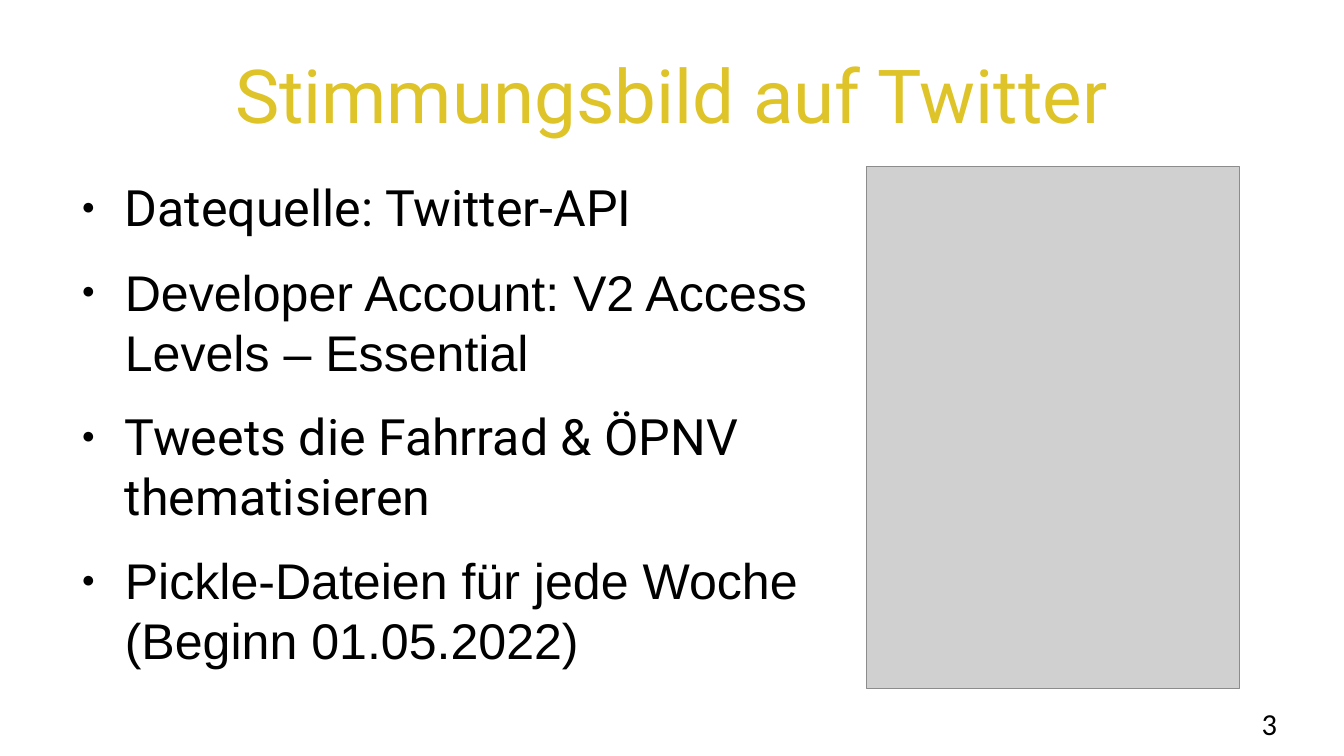
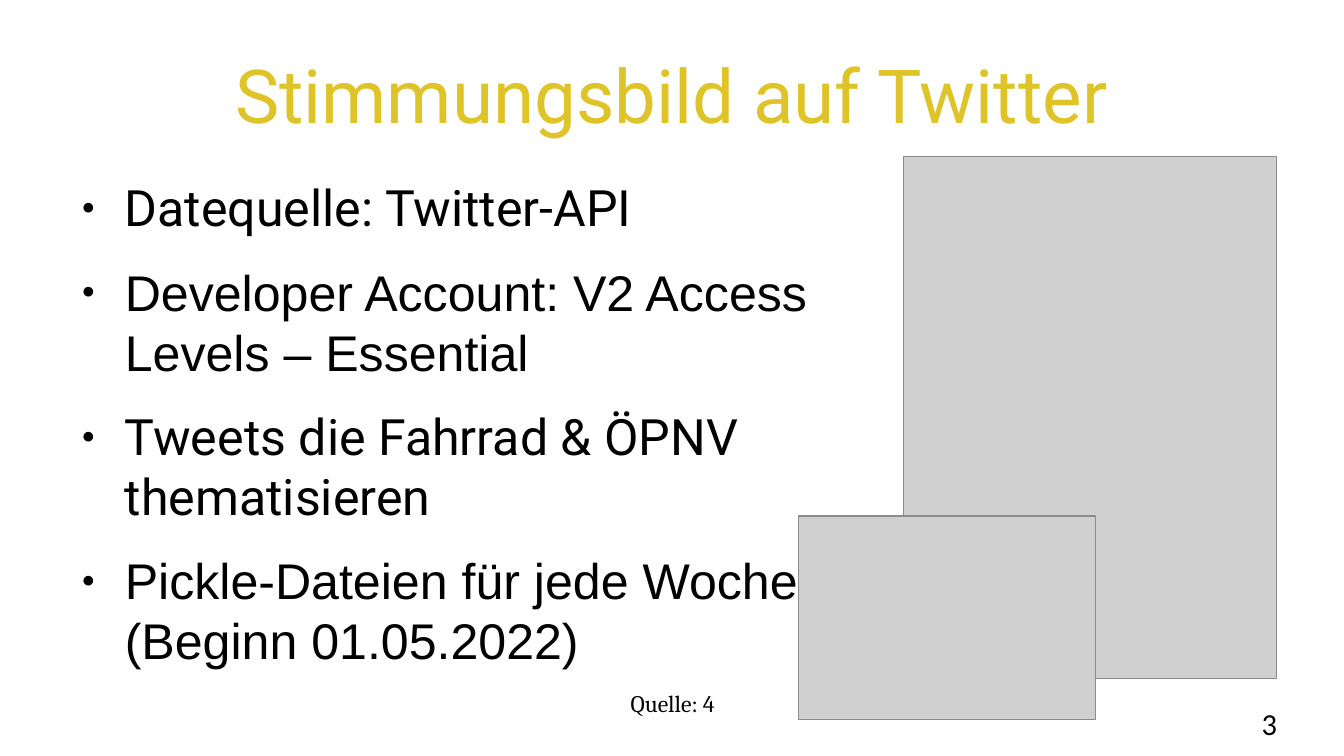
Before and after one commit to ohneBohne/Data_Challenges, a slide deck: slide 3 of Endpräsentation_Fahrrad&Bahn.pptx. Drawn at 1344x756 pixels with LibreOffice and Linux fonts; fonts in the diff are those of the drawing; grey boxes stand for pictures; background and template pictures are left out. Boxes give left, top, right and bottom in pixels: in the first picture for what was removed or moved away, otherwise in the second. Text is boxed around its words. In the diff, an @@ line names an element or a change of style, - is before the commit and + after.

```diff
--- a/Endpräsentation_Fahrrad&Bahn.pptx
+++ b/Endpräsentation_Fahrrad&Bahn.pptx
@@ picture: place and size @@
-picture at (867,166,1240,689)
+picture at (904,156,1277,679)
@@ picture added at (799,516,1096,720) @@
@@ text added at (631,695,715,716), 14 pt, text #000000 @@
+Quelle: 4
```
Also in this commit, not shown: 1 other slide changed, 1 slide added, 1 slide removed.
